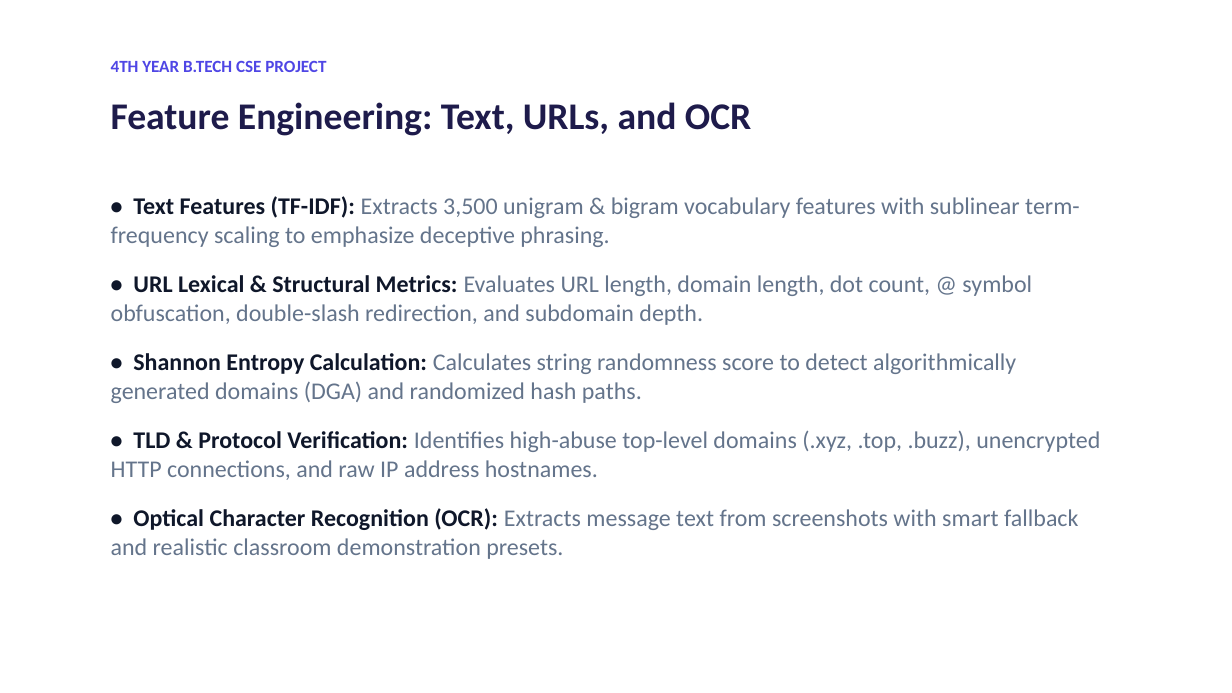
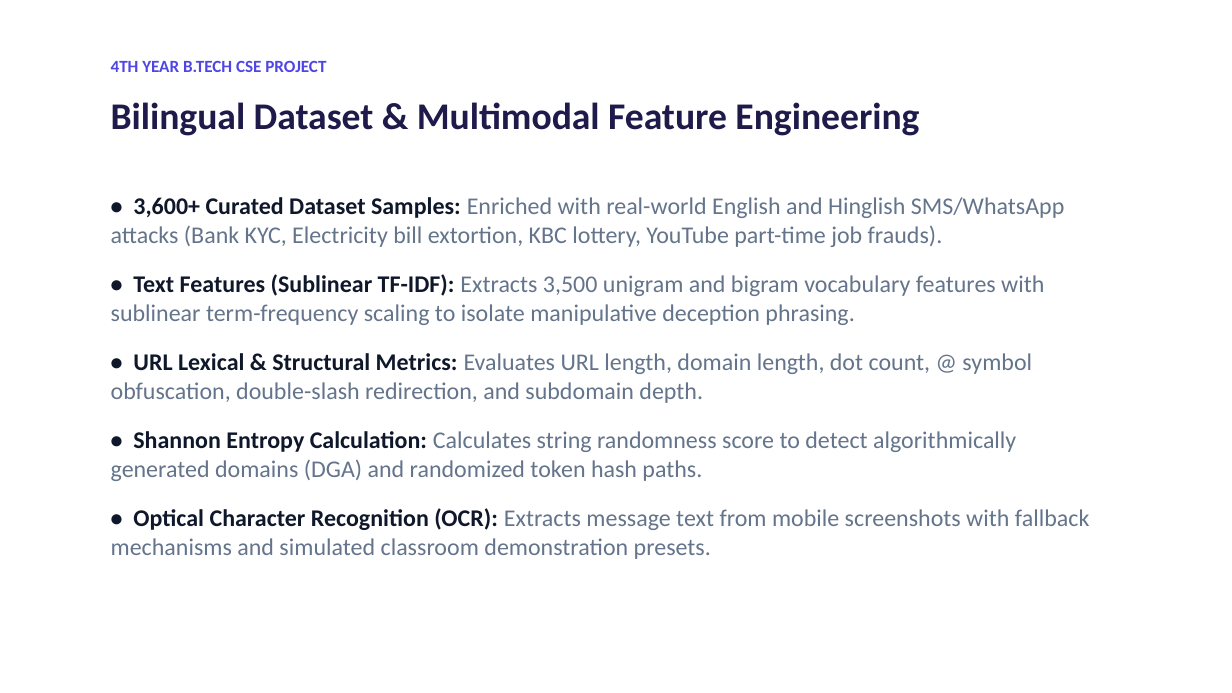
Before and after one commit to gmraj11132-tech/explainable-scam-fraud-detector, a slide deck: slide 6 of reports/Scam_Detection_Presentation.pptx. Drawn at 1232x693 pixels with LibreOffice and Linux fonts; fonts in the diff are those of the drawing. Boxes give left, top, right and bottom in pixels: in the first picture for what was removed or moved away, otherwise in the second. Text is boxed around its words. In the diff, an @@ line names an element or a change of style, - is before the commit and + after.

Commit message:
feat: regenerated research paper & pptx with 3600+ dataset samples & calibrated models, added high-visibility central navigation dock

```diff
--- a/reports/Scam_Detection_Presentation.pptx
+++ b/reports/Scam_Detection_Presentation.pptx
@@ text at (111, 102, 919, 136): text changed @@
-Feature Engineering: Text, URLs, and OCR
+Bilingual Dataset & Multimodal Feature Engineering
@@ text at (111, 197, 1065, 325): text changed @@
-• Text Features (TF-IDF): Extracts 3,500 unigram & bigram vocabulary features with sublinear term-frequency scaling to emphasize deceptive phrasing.
+• 3,600+ Curated Dataset Samples: Enriched with real-world English and Hinglish SMS/WhatsApp attacks (Bank KYC, Electricity bill extortion, KBC lottery, YouTube part-time job frauds).
+• Text Features (Sublinear TF-IDF): Extracts 3,500 unigram and bigram vocabulary features with sublinear term-frequency scaling to isolate manipulative deception phrasing.
@@ text at (111, 431, 1089, 559): text changed @@
-• Shannon Entropy Calculation: Calculates string randomness score to detect algorithmically generated domains (DGA) and randomized hash paths.
-• TLD & Protocol Verification: Identifies high-abuse top-level domains (.xyz, .top, .buzz), unencrypted HTTP connections, and raw IP address hostnames.
-• Optical Character Recognition (OCR): Extracts message text from screenshots with smart fallback and realistic classroom demonstration presets.
+• Shannon Entropy Calculation: Calculates string randomness score to detect algorithmically generated domains (DGA) and randomized token hash paths.
+• Optical Character Recognition (OCR): Extracts message text from mobile screenshots with fallback mechanisms and simulated classroom demonstration presets.
```
Also in this commit, not shown: 2 other slides changed, 6 other files.
